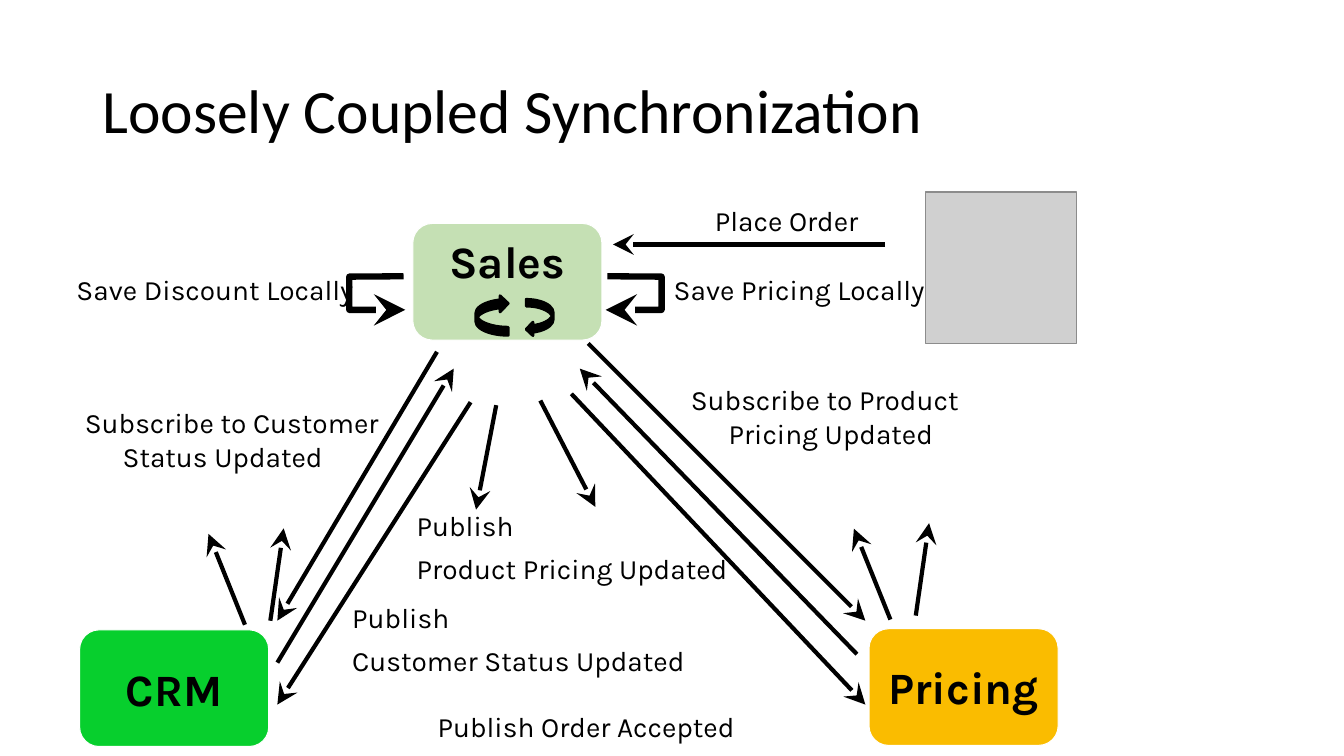
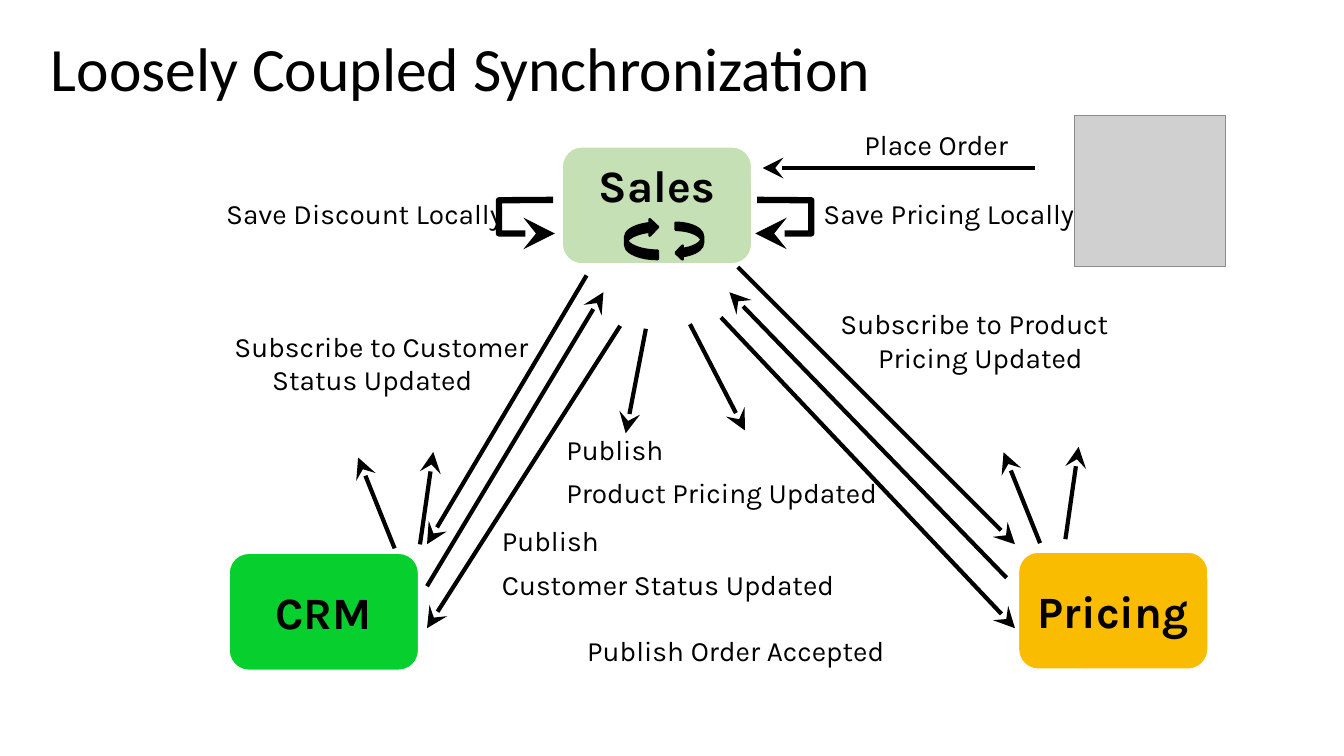
Before and after one commit to Particular/SagaMasterClass, a slide deck: slide 15 of SagaMasterClass.pptx. Drawn at 1344x756 pixels with LibreOffice and Linux fonts; fonts in the diff are those of the drawing; grey boxes stand for pictures. Boxes give left, top, right and bottom in pixels: in the first picture for what was removed or moved away, otherwise in the second. Text is boxed around its words. In the diff, an @@ line names an element or a change of style, - is before the commit and + after.

```diff
--- a/SagaMasterClass.pptx
+++ b/SagaMasterClass.pptx
@@ title "Loosely Coupled Synchronization": place and size @@
-title "Loosely Coupled Synchronization" at (102, 90, 922, 143)
+title "Loosely Coupled Synchronization" at (51, 48, 870, 101)
@@ 13 arrows, 8 texts, 3 rounded rectangles, 2 freeform shapes, 1 picture, 1 curved right arrow, 1 curved left arrow: place and size @@
-13 arrows, 8 texts, 3 rounded rectangles, 2 freeform shapes, 1 picture, 1 curved right arrow, 1 curved left arrow at (76, 193, 1077, 747)
+13 arrows, 8 texts, 3 rounded rectangles, 2 freeform shapes, 1 picture, 1 curved right arrow, 1 curved left arrow at (226, 116, 1226, 670)
```
Also in this commit, not shown: 3 other slides changed.
